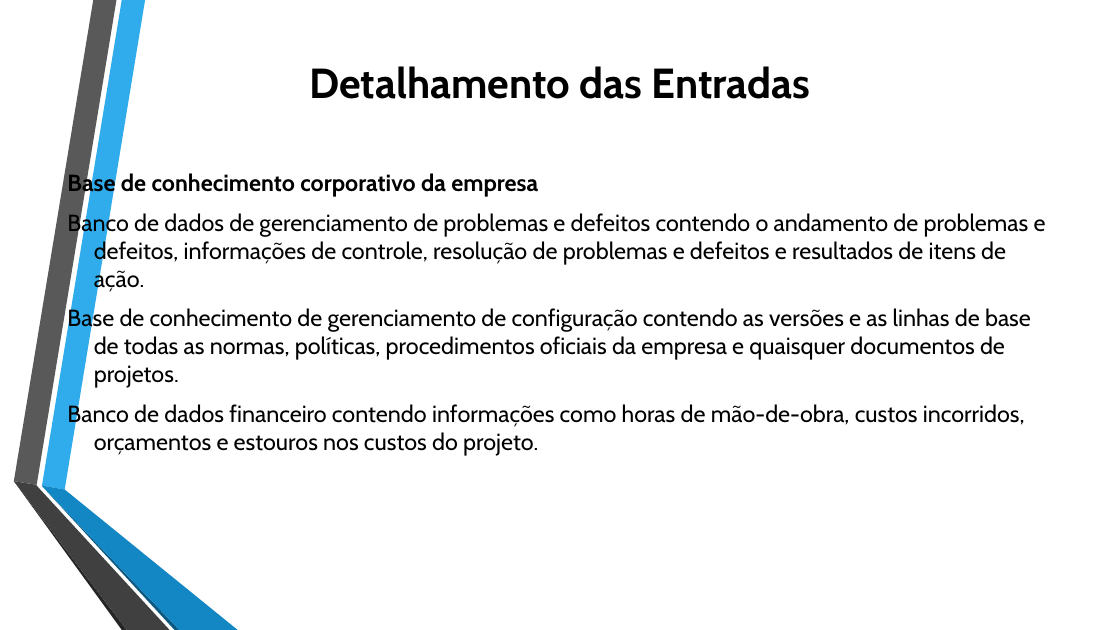
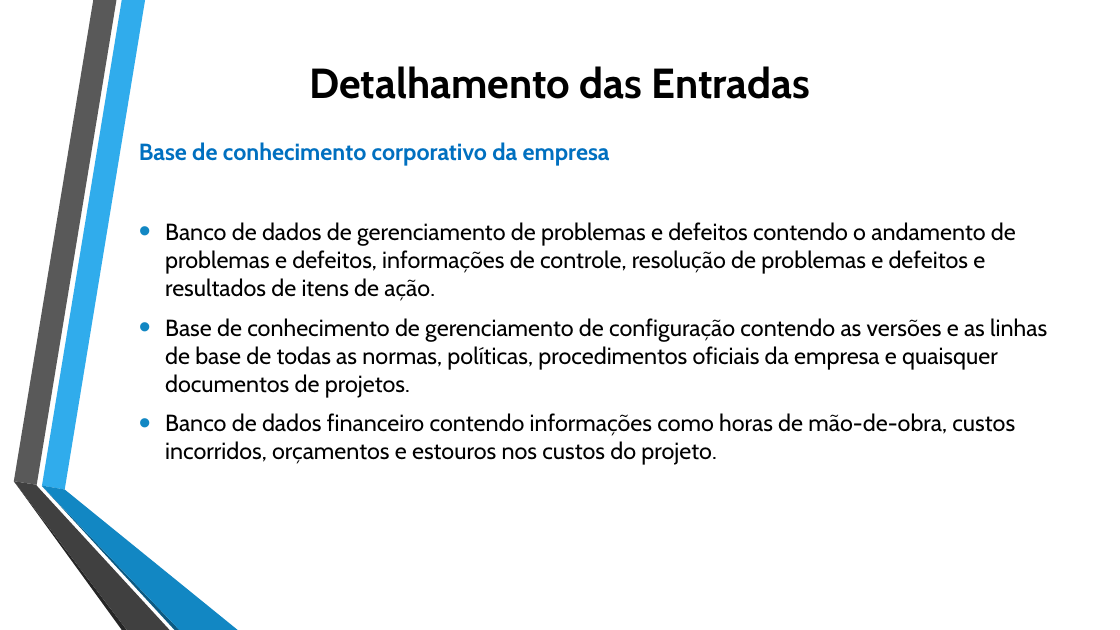
Before and after one commit to jharbes/ADMINISTRACAO-DE-REDES, a slide deck: slide 16 of RELATORIO PROVA P2/relatorio-pmbok-capitulo4-jharbes.pptx. Drawn at 1120x630 pixels with LibreOffice and Linux fonts; fonts in the diff are those of the drawing. Boxes give left, top, right and bottom in pixels: in the first picture for what was removed or moved away, otherwise in the second. Text is boxed around its words. In the diff, an @@ line names an element or a change of style, - is before the commit and + after.

```diff
--- a/RELATORIO PROVA P2/relatorio-pmbok-capitulo4-jharbes.pptx
+++ b/RELATORIO PROVA P2/relatorio-pmbok-capitulo4-jharbes.pptx
@@ text "Base de conhecimento corporativo da ...": place and size @@
-text "Base de conhecimento corporativo da ..." at (67, 171, 1046, 456)
+text "Base de conhecimento corporativo da ..." at (139, 142, 1047, 465)
@@ text "Base de conhecimento corporativo da ..." at (139, 142, 1047, 465): text colour #000000 to #0070C0 in "Base de conhecimento corporativo da empresa"; bullet none to • @@
```
Also in this commit, not shown: 11 other slides changed.
